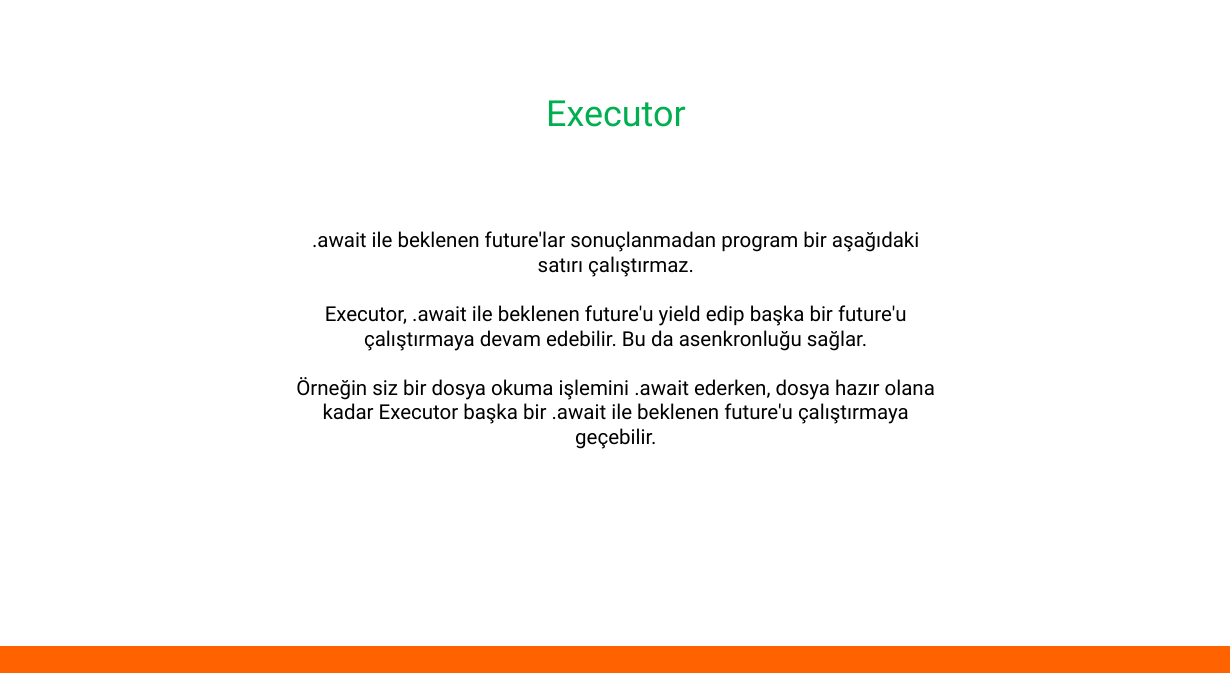
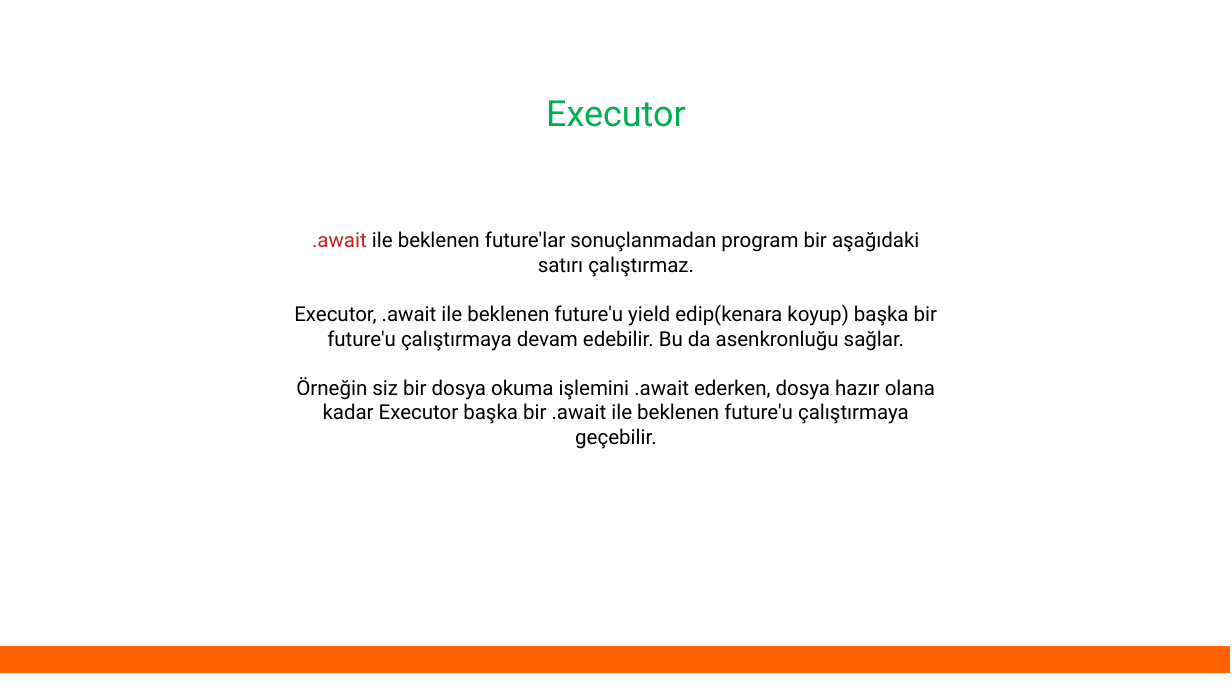
Before and after one commit to eminfedar/rust-tr-ders-slaytlari, a slide deck: slide 14 of rust_egitim_6_async.odp. Drawn at 1232x693 pixels with LibreOffice and Linux fonts; fonts in the diff are those of the drawing. Boxes give left, top, right and bottom in pixels: in the first picture for what was removed or moved away, otherwise in the second. Text is boxed around its words. In the diff, an @@ line names an element or a change of style, - is before the commit and + after.

```diff
--- a/rust_egitim_6_async.odp
+++ b/rust_egitim_6_async.odp
@@ text at [312, 231, 919, 277]: text colour #000000 to #C9211E in ".await" @@
@@ text at [294, 304, 937, 351]: text changed @@
-Executor, .await ile beklenen future'u yield edip başka bir future'u çalıştırmaya devam edebilir. Bu da asenkronluğu sağlar.
+Executor, .await ile beklenen future'u yield edip(kenara koyup) başka bir future'u çalıştırmaya devam edebilir. Bu da asenkronluğu sağlar.
```
Also in this commit, not shown: 12 other slides changed, 1 slide added, 1 slide removed, 3 other files.
